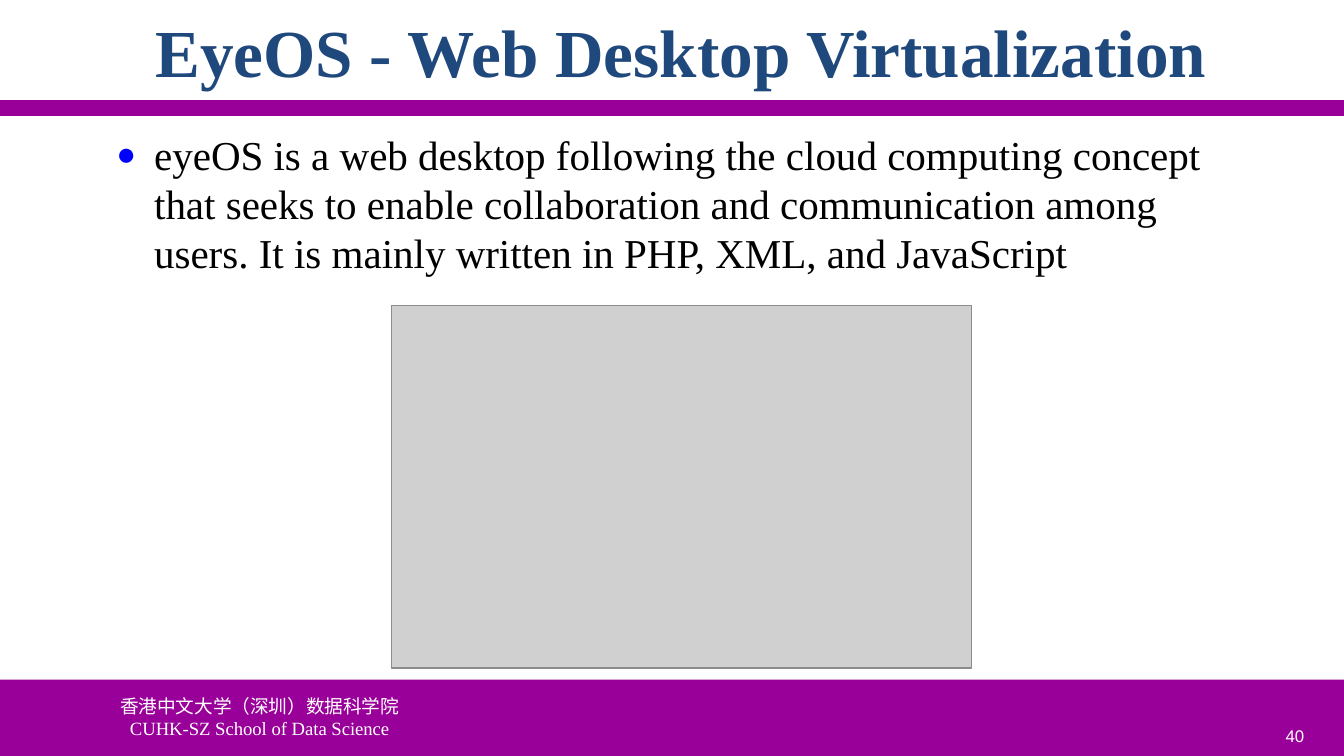
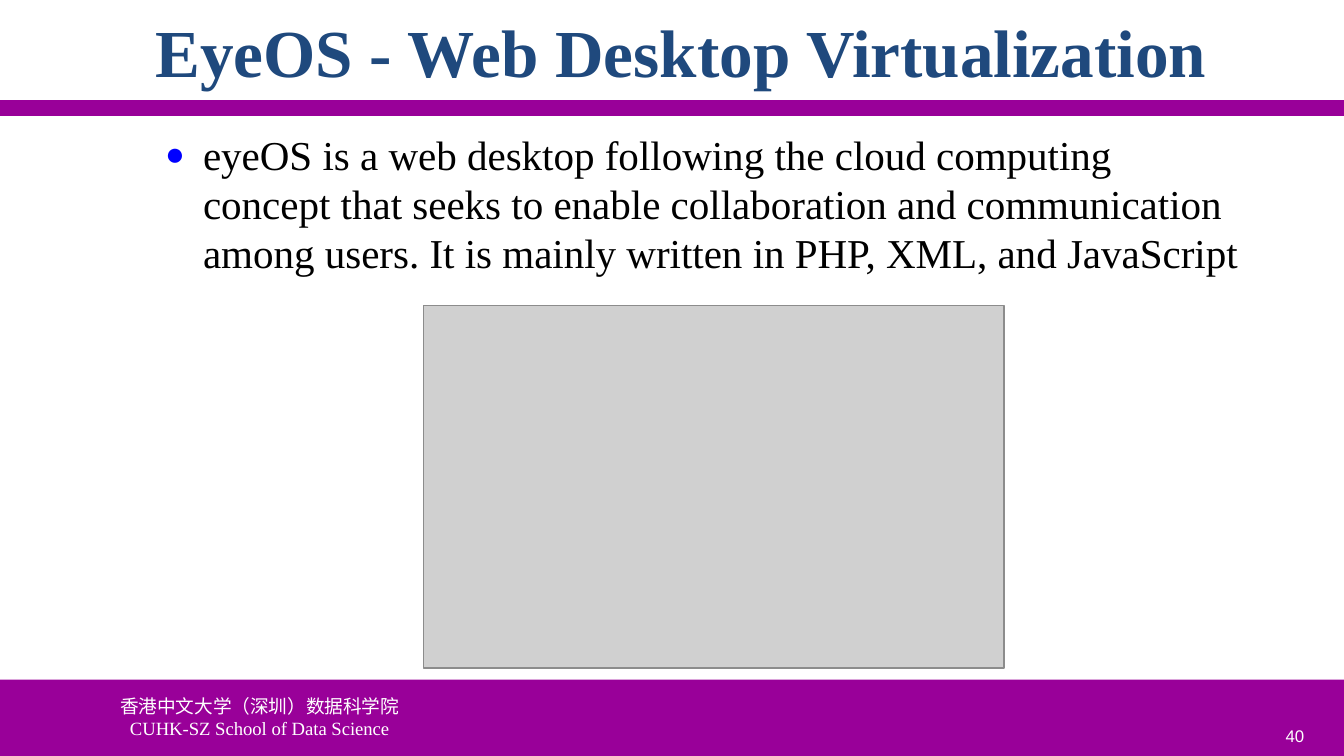
Before and after one commit to ychung1103/ychung1103.github.io, a slide deck: slide 40 of Slides/CSC6103/VT-01 Virtualization Introduction.pptx. Drawn at 1344x756 pixels with LibreOffice and Linux fonts; fonts in the diff are those of the drawing; grey boxes stand for pictures; background and template pictures are left out. Boxes give left, top, right and bottom in pixels: in the first picture for what was removed or moved away, otherwise in the second. Text is boxed around its words. In the diff, an @@ line names an element or a change of style, - is before the commit and + after.

```diff
--- a/Slides/CSC6103/VT-01 Virtualization Introduction.pptx
+++ b/Slides/CSC6103/VT-01 Virtualization Introduction.pptx
@@ text "eyeOS is a web desktop ...": place and size @@
-text "eyeOS is a web desktop ..." at box(154, 141, 1200, 276)
+text "eyeOS is a web desktop ..." at box(203, 141, 1238, 276)
@@ text "eyeOS is a web desktop ..." at box(203, 141, 1238, 276): less space between paragraphs @@
@@ picture: place and size @@
-picture at box(391, 305, 972, 668)
+picture at box(423, 305, 1004, 668)
```
Also in this commit, not shown: 9 other slides changed.
